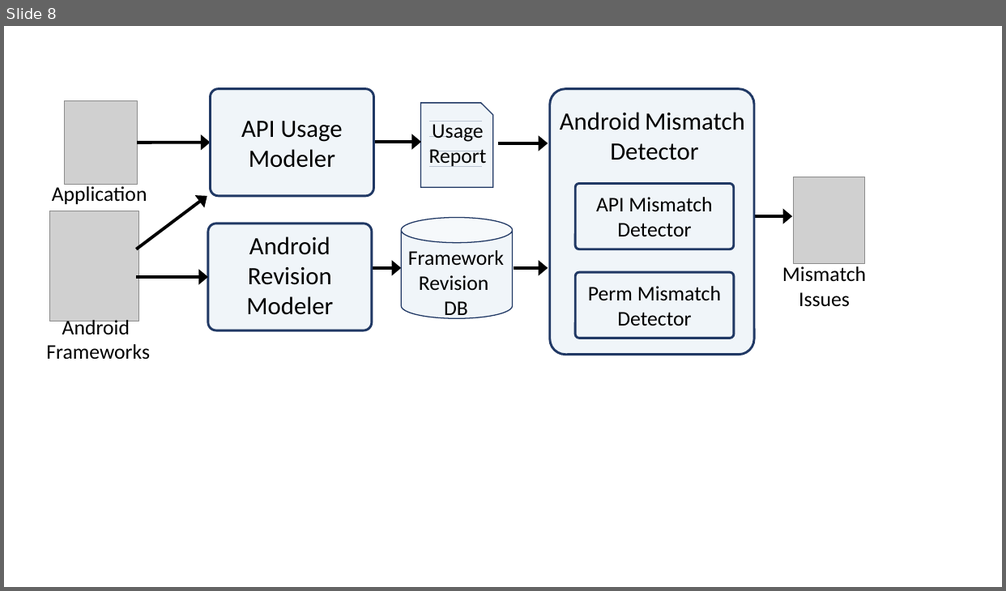
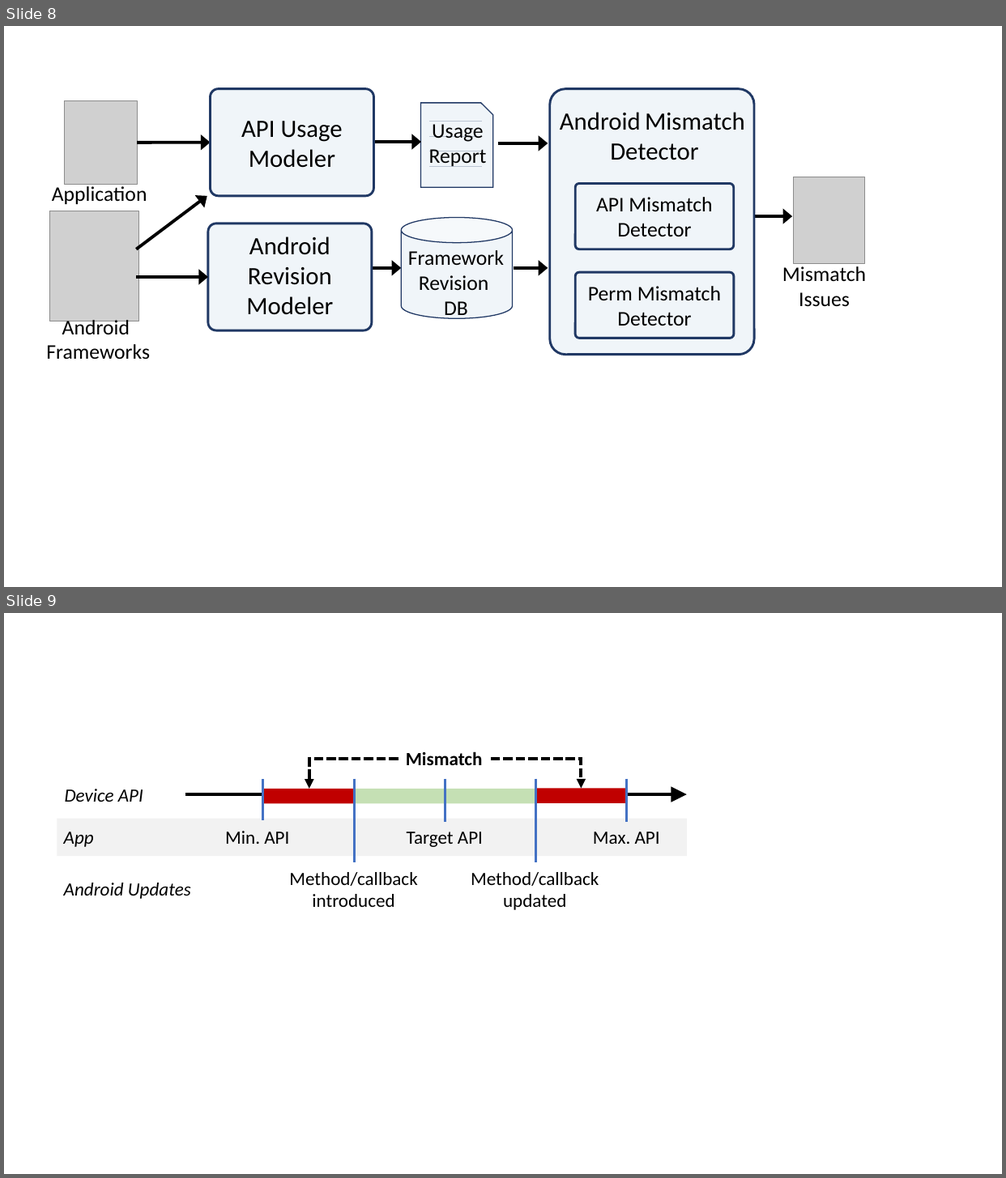
Before and after one commit to bagherih/paper-Gaindroid, a slide deck: images/architecture-redux.pptx. Shown one above the other, each under a label of ours: slide 8 before the commit, slides 8 and 9 after it. The pictures are 1006x591 and 1006x1178 pixels, drawn with LibreOffice and Linux fonts; fonts in the diff are those of the drawing; grey boxes stand for pictures. Boxes give left, top, right and bottom in pixels: in the first picture for what was removed or moved away, otherwise in the second. Text is boxed around its words. In the diff, an @@ line names an element or a change of style, - is before the commit and + after.

```diff
--- a/images/architecture-redux.pptx
+++ b/images/architecture-redux.pptx
@@ slide 9 added at <box>4,613,1002,1174</box>, background #FFFFFF @@
@@ text added at <box>406,752,483,765</box>, 18 pt, text #000000, bold @@
+Mismatch
@@ line added from (263, 779) to (263, 821), #4472C4 2.5 pt @@
@@ elbow arrow added from (398, 759) to (309, 789), #000000 3 pt dashed @@
@@ line added from (355, 778) to (355, 863), #4472C4 2.5 pt @@
@@ line added from (445, 778) to (445, 823), #4472C4 2.5 pt @@
@@ elbow arrow added from (491, 759) to (582, 788), #000000 3 pt dashed @@
@@ line added from (535, 778) to (535, 863), #4472C4 2.5 pt @@
@@ line added from (626, 778) to (626, 823), #4472C4 2.5 pt @@
@@ text added at <box>65,789,143,802</box>, 18 pt, text #000000, italic @@
+Device API
@@ arrow added from (185, 794) to (687, 794), #000000 3 pt @@
@@ rectangle added at <box>264,789,355,804</box>, fill #C00000 @@
@@ rectangle added at <box>355,789,535,804</box>, fill #C5E0B4 @@
@@ rectangle added at <box>535,788,626,803</box>, fill #C00000 @@
@@ rectangle added at <box>57,819,687,856</box>, fill #F2F2F2 @@
@@ text added at <box>225,831,289,844</box>, 18 pt, text #000000 @@
+Min. API
@@ text added at <box>64,832,94,847</box>, 18 pt, text #000000, italic @@
+App
@@ text added at <box>407,832,483,847</box>, 18 pt, text #000000 @@
+Target API
@@ text added at <box>593,832,660,844</box>, 18 pt, text #000000 @@
+Max. API
@@ text added at <box>289,872,417,907</box>, 18 pt, text #000000 @@
+Method/callback
+introduced
@@ text added at <box>471,872,599,910</box>, 18 pt, text #000000 @@
+Method/callback
+updated
@@ text added at <box>64,883,191,899</box>, 18 pt, text #000000, italic @@
+Android Updates
```
Also in this commit, not shown: 17 other files.
